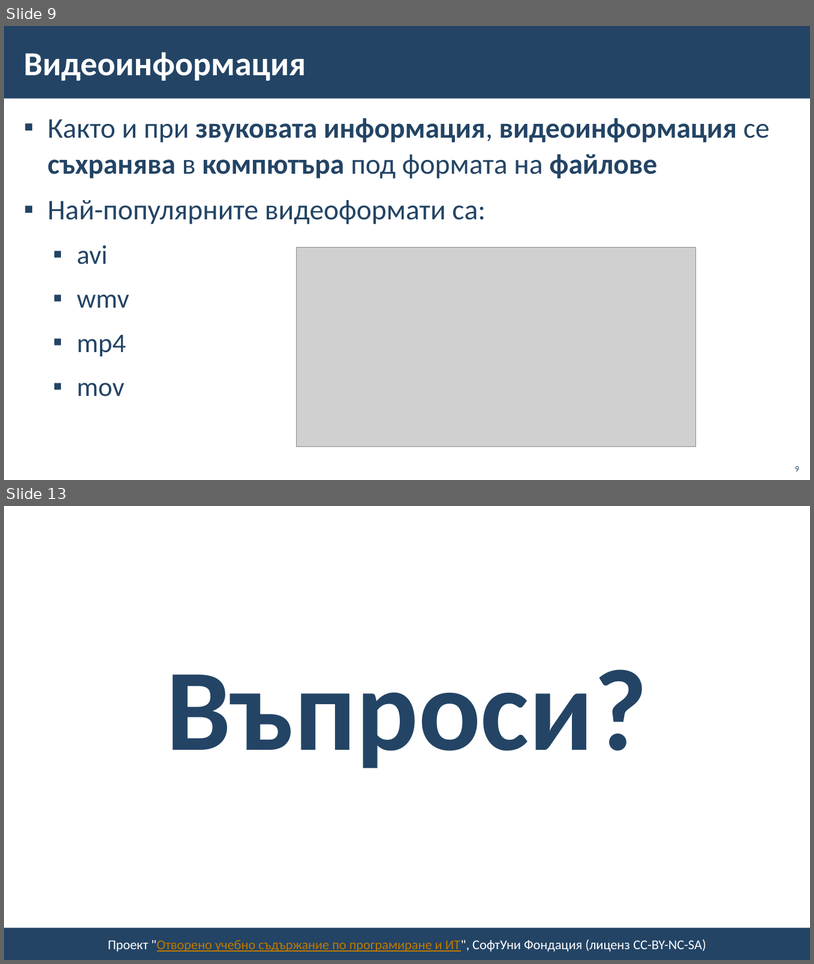
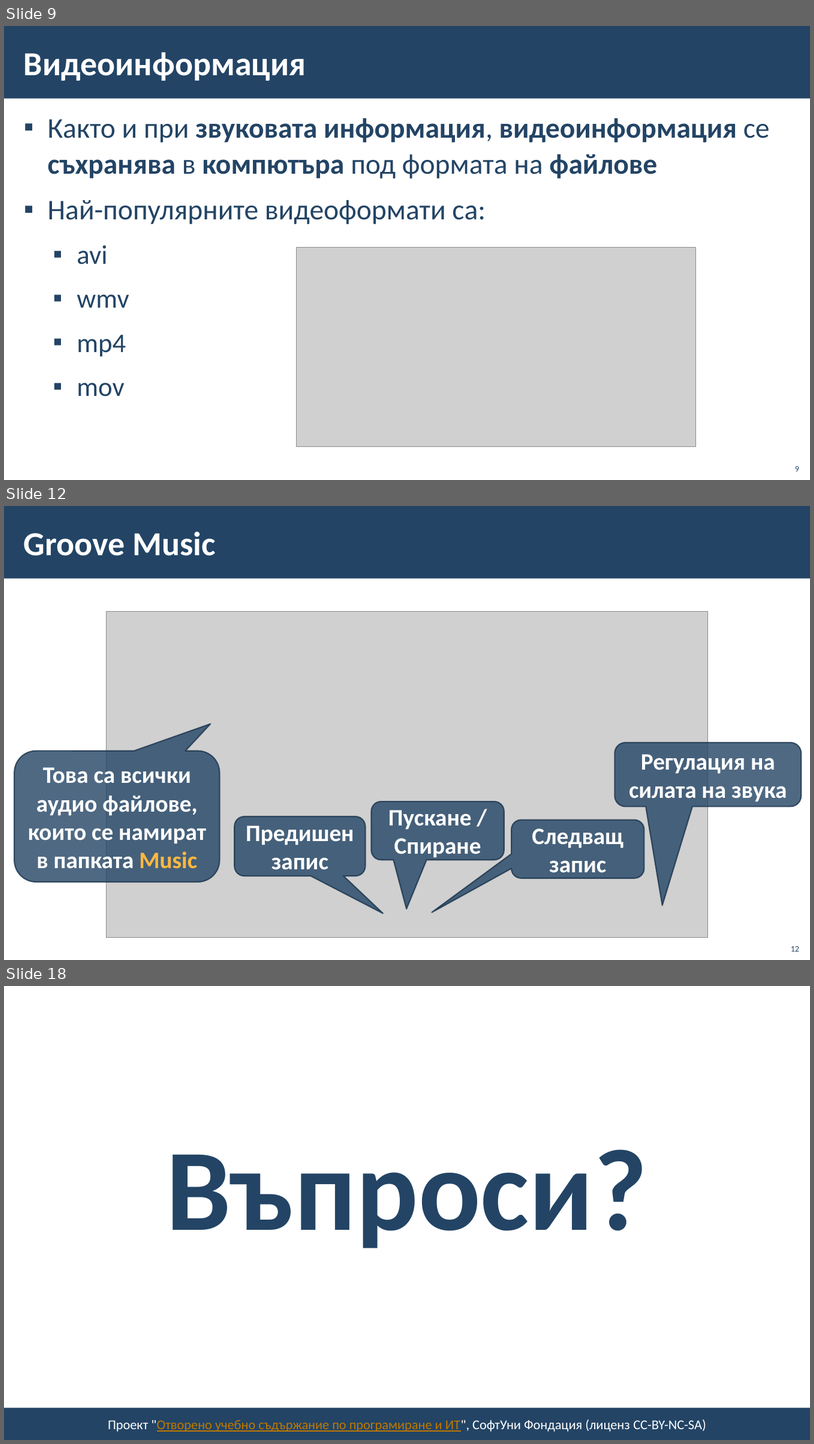
Before and after one commit to BG-IT-Edu/School-Programming, a slide deck: Courses/Computer-Modeling-and-IT/Computer-Modeling-and-IT-5-Class/10-Working-With-Sound-and-Video-Information/10-Working-With-Sound-and-Video-Information.pptx. Shown one above the other, each under a label of ours: slides 9 and 13 before the commit, slides 9, 12 and 18 after it; the slides between them are not shown. The pictures are 814x964 and 814x1444 pixels, drawn with LibreOffice and Linux fonts; fonts in the diff are those of the drawing; grey boxes stand for pictures; background and template pictures are left out. Boxes give left, top, right and bottom in pixels: in the first picture for what was removed or moved away, otherwise in the second. Text is boxed around its words. In the diff, an @@ line names an element or a change of style, - is before the commit and + after.

```diff
--- a/Courses/Computer-Modeling-and-IT/Computer-Modeling-and-IT-5-Class/10-Working-With-Sound-and-Video-Information/10-Working-With-Sound-and-Video-Information.pptx
+++ b/Courses/Computer-Modeling-and-IT/Computer-Modeling-and-IT-5-Class/10-Working-With-Sound-and-Video-Information/10-Working-With-Sound-and-Video-Information.pptx
@@ slide 12 added at (4, 506, 810, 960), background #FFFFFF; not listed: 1 template element that a slide beside it also shows @@
@@ title added at (24, 531, 215, 556), 40 pt, text #FFFFFF, bold @@
+Groove Music
@@ picture added at (106, 611, 709, 937) @@
@@ rounded speech box added at (14, 751, 220, 882), fill #234465 at 80% opacity, outline #1A334C 1.5 pt, 28 pt, text #FFFFFF, bold @@
+Това са всички аудио файлове, които се намират в папката Music
@@ rounded speech box added at (615, 742, 801, 807), fill #234465 at 80% opacity, outline #1A334C 1.5 pt, 28 pt, text #FFFFFF, bold @@
+Регулация на силата на звука
@@ rounded speech box added at (372, 801, 505, 859), fill #234465 at 80% opacity, outline #1A334C 1.5 pt, 28 pt, text #FFFFFF, bold @@
+Пускане / Спиране
@@ rounded speech box added at (234, 816, 366, 876), fill #234465 at 80% opacity, outline #1A334C 1.5 pt, 28 pt, text #FFFFFF, bold @@
+Предишен запис
@@ rounded speech box added at (512, 820, 645, 878), fill #234465 at 80% opacity, outline #1A334C 1.5 pt, 28 pt, text #FFFFFF, bold @@
+Следващ запис
@@ page number added at (791, 946, 800, 951), 10 pt, text #234465 @@
+12
@@ what was slide 13 is now slide 18 @@
```
Also in this commit, not shown: 5 slides changed, 4 other slides added, 3 other files.
